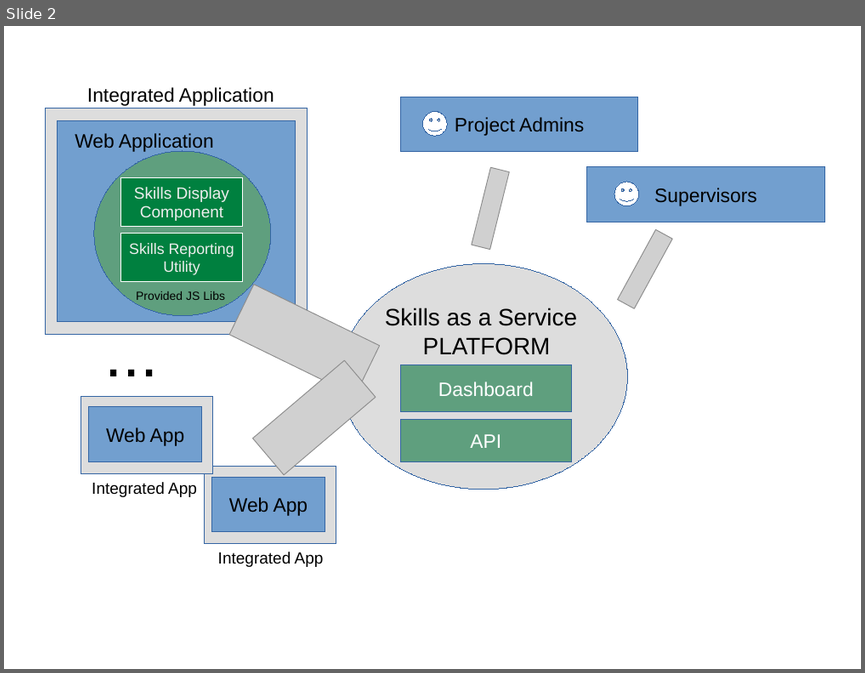
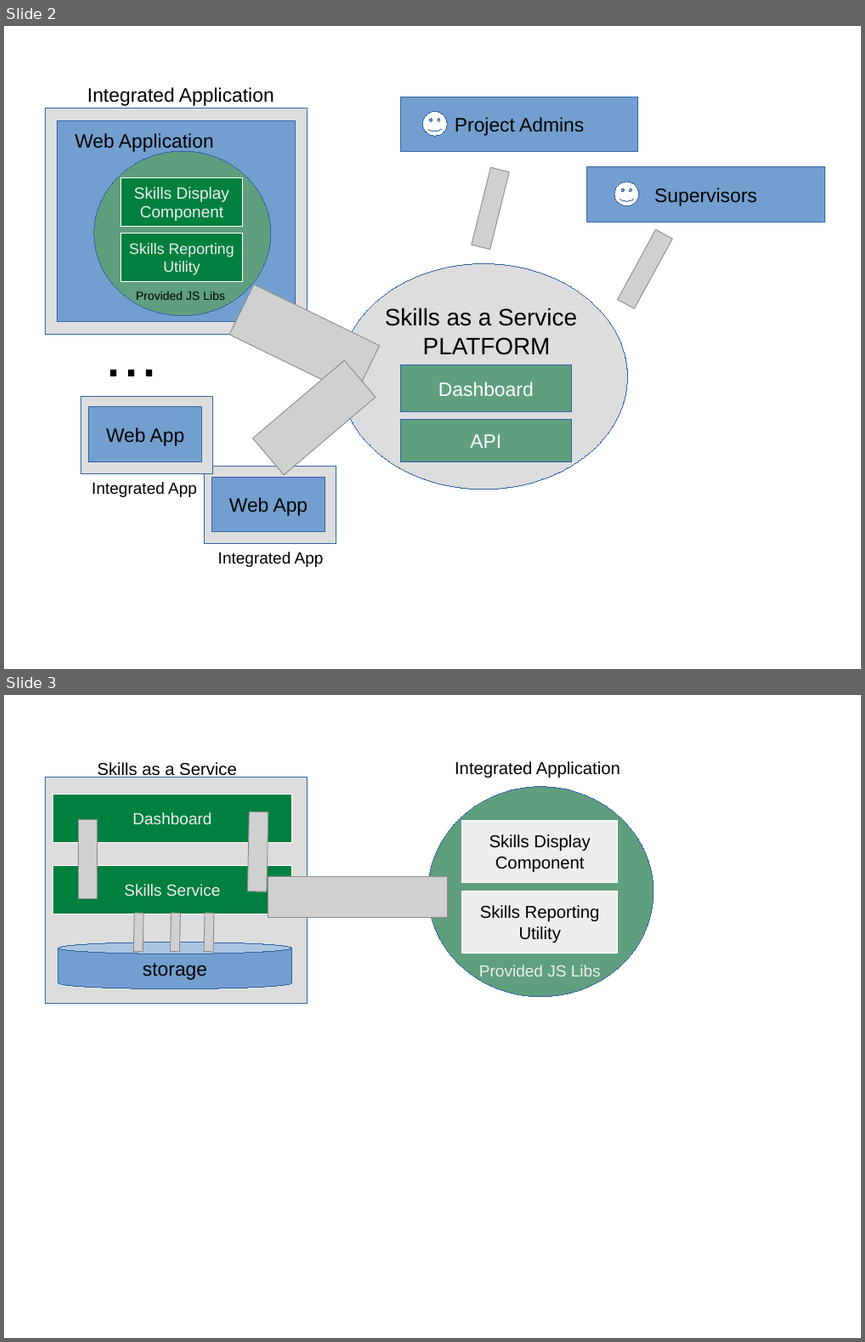
Before and after one commit to NationalSecurityAgency/skills-docs, a slide deck: diagrams_work/Diagrams.odp. Shown one above the other, each under a label of ours: slide 2 before the commit, slides 2 and 3 after it. The pictures are 865x673 and 865x1342 pixels, drawn with LibreOffice and Linux fonts; fonts in the diff are those of the drawing; grey boxes stand for pictures. Boxes give left, top, right and bottom in pixels: in the first picture for what was removed or moved away, otherwise in the second. Text is boxed around its words. In the diff, an @@ line names an element or a change of style, - is before the commit and + after.

Commit message:
#19: improved dashboard guide overview

```diff
--- a/diagrams_work/Diagrams.odp
+++ b/diagrams_work/Diagrams.odp
@@ slide 3 added at (4,695,861,1338), background #FFFFFF @@
@@ text added at (98,762,237,777), 16 pt, text #000000 @@
+Skills as a Service
@@ text added at (454,761,620,778), 16 pt, text #000000 @@
+Integrated Application
@@ rectangle added at (45,777,307,1003), fill #DDDDDD, outline #3465A4 0 pt @@
@@ rectangle added at (53,794,291,843), fill #00803F, outline #FFFFFF 0 pt, 15 pt, text #EEEEEE @@
+Dashboard
@@ ellipse added at (428,787,653,997), fill #5F9F7E, outline #3465A4 0 pt @@
@@ picture added at (77,820,97,899) @@
@@ picture added at (247,811,268,891) @@
@@ rectangle added at (462,820,618,882), fill #EEEEEE, outline #FFFFFF 0 pt, 16 pt, text #000000 @@
+Skills Display
+Component
@@ rectangle added at (53,865,291,914), fill #00803F, outline #FFFFFF 0 pt, 15 pt, text #EEEEEE @@
+Skills Service
@@ picture added at (268,876,447,918) @@
@@ rectangle added at (462,891,618,953), fill #EEEEEE, outline #FFFFFF 0 pt, 16 pt, text #000000 @@
+Skills Reporting
+Utility
@@ picture added at (133,913,143,952) @@
@@ picture added at (171,913,181,952) @@
@@ picture added at (205,913,214,952) @@
@@ cylinder added at (58,942,291,989), fill #729FCF, outline #3465A4 0 pt, 18 pt, text #000000 @@
+storage
@@ text added at (479,964,601,976), 15 pt, text #EEEEEE @@
+Provided JS Libs
```
Also in this commit, not shown: 4 other files.
